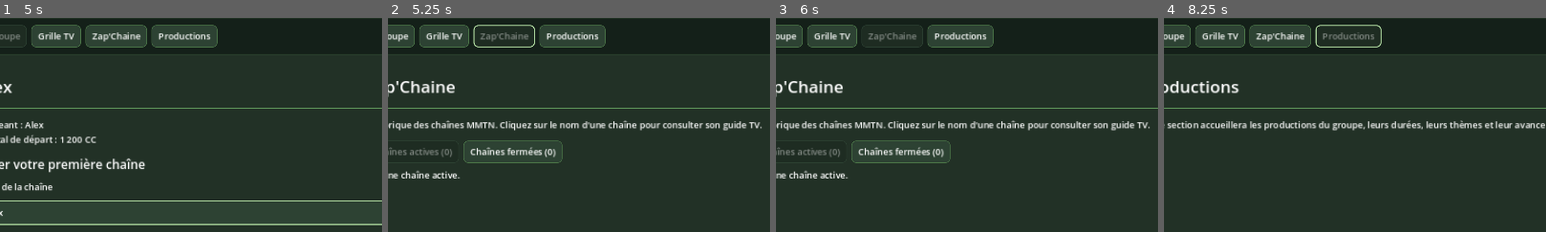
Above: before the commit, frames 1-4 (left to right).
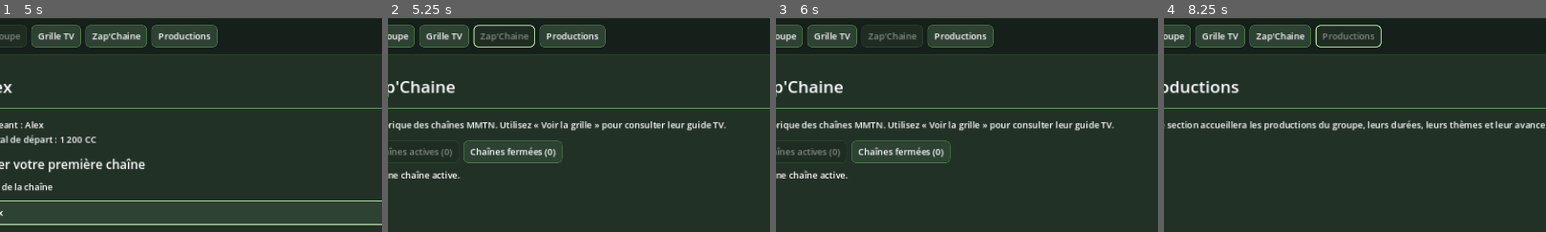
Above: after the commit, the same moments.

Repository: Adrienco69/MediaManagerTycoon_V2
Game: Godot game, scene res://scenes/main.tscn
The game is run twice, just before and just after one commit, with the same random seed, the same clock (stepped at 60 frames per second) and the same inputs.
Inputs (mouse positions are % of the whole screen's width and height, from its top left):
- Up to frame 1 (5 s): click (50, 47) at 0.52 s; type "Alex" at 0.6 s; click (50, 60) at 0.75 s; type "Alex" at 0.83 s; click "Commencer" at 1.25 s; click (50, 63) at 2.02 s; type "Alex" at 2.1 s; click "Grille TV" at 2.75 s; click "Notre groupe" at 3.5 s; click (50, 63) at 4.27 s; type "Alex" at 4.35 s
- Up to frame 2 (5.25 s): click "Zap'Chaine" at 5 s
- Up to frame 3 (6 s): click "Heure" at 5.75 s
- Up to frame 4 (8.25 s): click "Jour" at 6.5 s; click "Semaine" at 7.25 s; click "Productions" at 8 s
The pictures show only the part of the screen within x 8-58%, y 17-67%; the shares and areas given below are measured in that part.

Frame 1 is identical in both runs. In frame 2, 1.4% of the frame differs, in the area x 29-98%, y 47-53%; in frame 3, 1.4%; in frame 4, nothing differs.

Commit message:
Rendre l’accès au guide TV explicite dans Zap'Chaine

Diff:
--- a/scripts/ui/zap_page_controller.gd
+++ b/scripts/ui/zap_page_controller.gd
@@ -2,7 +2,7 @@
 extends RefCounted
 
 const DYNAMIC_NODE_NAME: String = "ZapDynamic"
-const COLUMN_WIDTHS: Array[float] = [100.0, 220.0, 240.0, 180.0, 220.0, 220.0]
+const COLUMN_WIDTHS: Array[float] = [85.0, 170.0, 185.0, 145.0, 190.0, 155.0, 150.0]
 
 
 static func render(
@@ -13,7 +13,7 @@
 ) -> void:
 	clear(content_container)
 	page_description.size_flags_vertical = Control.SIZE_SHRINK_BEGIN
-	page_description.text = "Historique des chaînes MMTN. Cliquez sur le nom d'une chaîne pour consulter son guide TV."
+	page_description.text = "Historique des chaînes MMTN. Utilisez « Voir la grille » pour consulter leur guide TV."
 
 	var dynamic: VBoxContainer = VBoxContainer.new()
 	dynamic.name = DYNAMIC_NODE_NAME
@@ -80,7 +80,7 @@
 		return
 
 	var table: GridContainer = GridContainer.new()
-	table.columns = 6
+	table.columns = 7
 	table.add_theme_constant_override("h_separation", 0)
 	table.add_theme_constant_override("v_separation", 0)
 	parent.add_child(table)
@@ -91,13 +91,12 @@
 	_add_cell(table, "Thème", 3, true)
 	_add_cell(table, "Lancement", 4, true)
 	_add_cell(table, "Fermeture" if show_closed else "État", 5, true)
+	_add_cell(table, "Guide TV", 6, true)
 
 	for channel: Dictionary in channels:
 		var selected_channel: Dictionary = channel.duplicate(true)
 		_add_cell(table, str(int(channel.get("mmtn_number", 0))), 0, false)
-		_add_channel_button(table, String(channel.get("name", "")), 1, func() -> void:
-			on_open_channel.call(selected_channel)
-		)
+		_add_cell(table, String(channel.get("name", "")), 1, false)
 		_add_cell(table, String(channel.get("group", "")), 2, false)
 		_add_cell(table, String(channel.get("theme", "Généraliste")), 3, false)
 		_add_cell(table, String(channel.get("launch_date", "")), 4, false)
@@ -105,6 +104,9 @@
 			_add_cell(table, "Fermée le %s" % String(channel.get("closed_date", "")), 5, false)
 		else:
 			_add_cell(table, "Ouverte", 5, false)
+		_add_guide_button(table, 6, func() -> void:
+			on_open_channel.call(selected_channel)
+		)
 
 
 static func _clear_holder(holder: VBoxContainer) -> void:
@@ -125,9 +127,8 @@
 	panel.add_child(label)
 
 
-static func _add_channel_button(
+static func _add_guide_button(
 	table: GridContainer,
-	text: String,
 	column: int,
 	on_pressed: Callable
 ) -> void:
@@ -135,10 +136,9 @@
 	table.add_child(panel)
 
 	var button: Button = Button.new()
-	button.text = text
-	button.flat = true
-	button.alignment = HORIZONTAL_ALIGNMENT_LEFT
-	button.size_flags_horizontal = Control.SIZE_EXPAND_FILL
+	button.text = "Voir la grille"
+	button.custom_minimum_size = Vector2(120, 36)
+	button.size_flags_horizontal = Control.SIZE_SHRINK_CENTER
 	button.pressed.connect(on_pressed)
 	panel.add_child(button)
 
